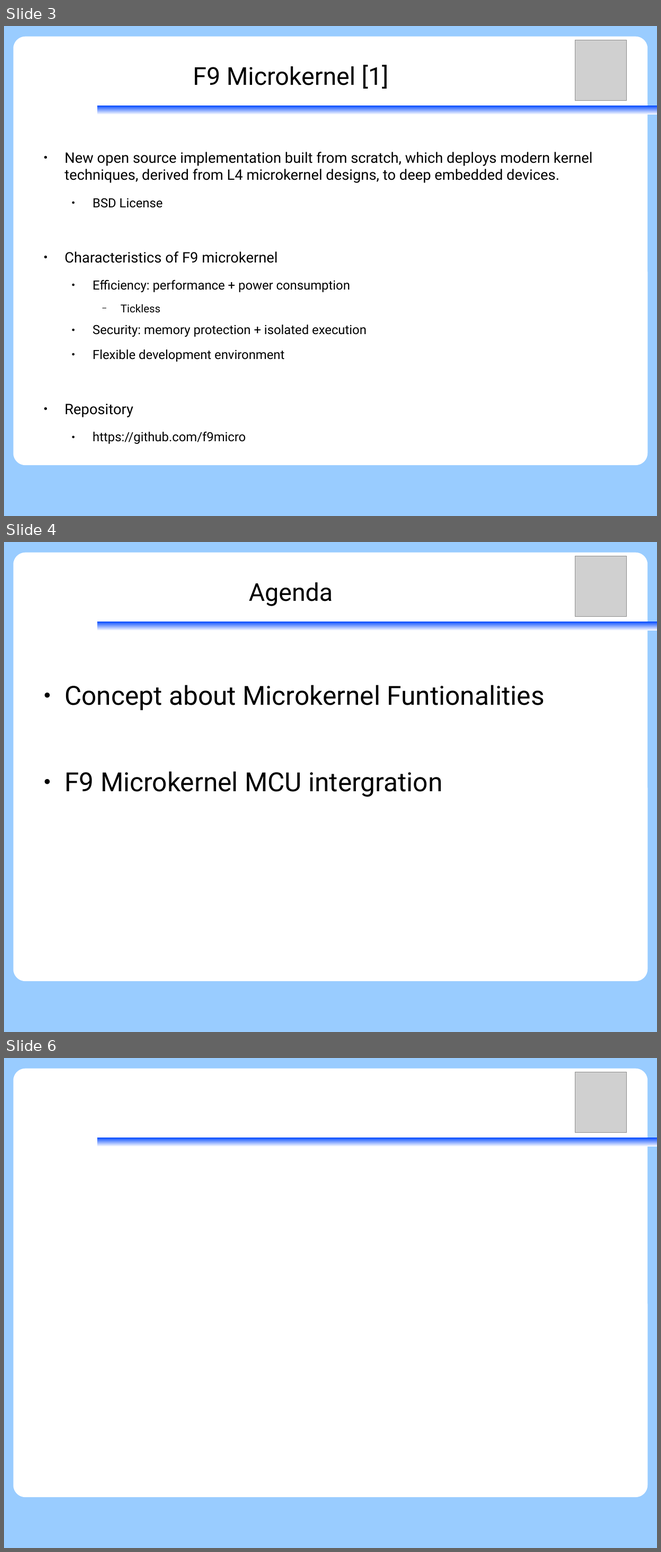
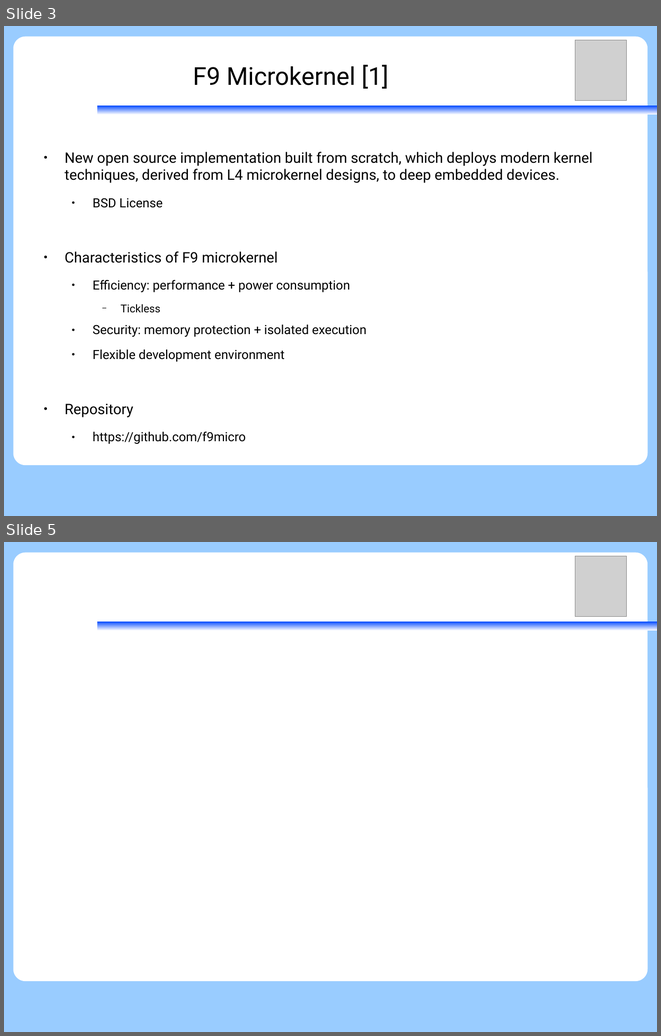
Before and after one commit to vh21/documents, a slide deck: ukernel/f9-microkernel-mcu-integration.odp. Shown one above the other, each under a label of ours: slides 3, 4 and 6 before the commit, slides 3 and 5 after it; the slides between them are not shown. The pictures are 661x1552 and 661x1036 pixels, drawn with LibreOffice and Linux fonts; fonts in the diff are those of the drawing; grey boxes stand for pictures. Boxes give left, top, right and bottom in pixels: in the first picture for what was removed or moved away, otherwise in the second. Text is boxed around its words. In the diff, an @@ line names an element or a change of style, - is before the commit and + after.

```diff
--- a/ukernel/f9-microkernel-mcu-integration.odp
+++ b/ukernel/f9-microkernel-mcu-integration.odp
@@ slide 4 removed at (x1=4, y1=542, x2=657, y2=1032), background #99CCFF; not listed: 3 template elements that a slide beside it also shows @@
@@ picture removed at (x1=576, y1=556, x2=627, y2=617) @@
@@ title removed at (x1=249, y1=582, x2=333, y2=606) @@
-Agenda
@@ text removed at (x1=64, y1=685, x2=544, y2=797) @@
-● Concept about Microkernel Funtionalities
-● F9 Microkernel MCU intergration
@@ what was slide 6 is now slide 5 @@
```
Also in this commit, not shown: 2 slides added, 1 other slide removed.
